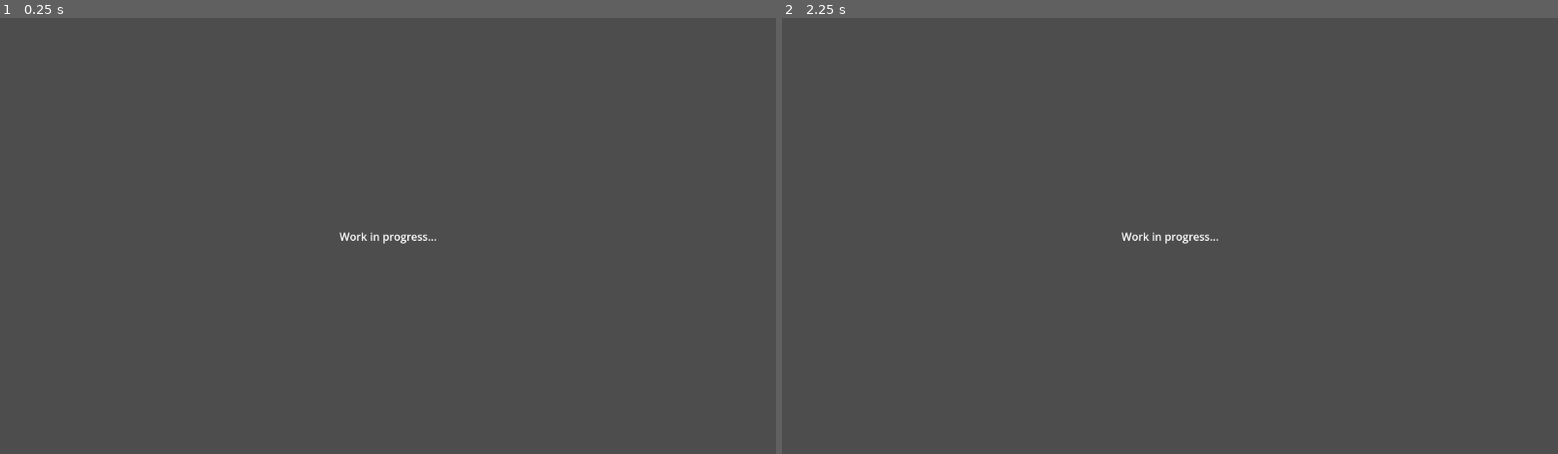
Above: before the commit, frames 1-2 (left to right).
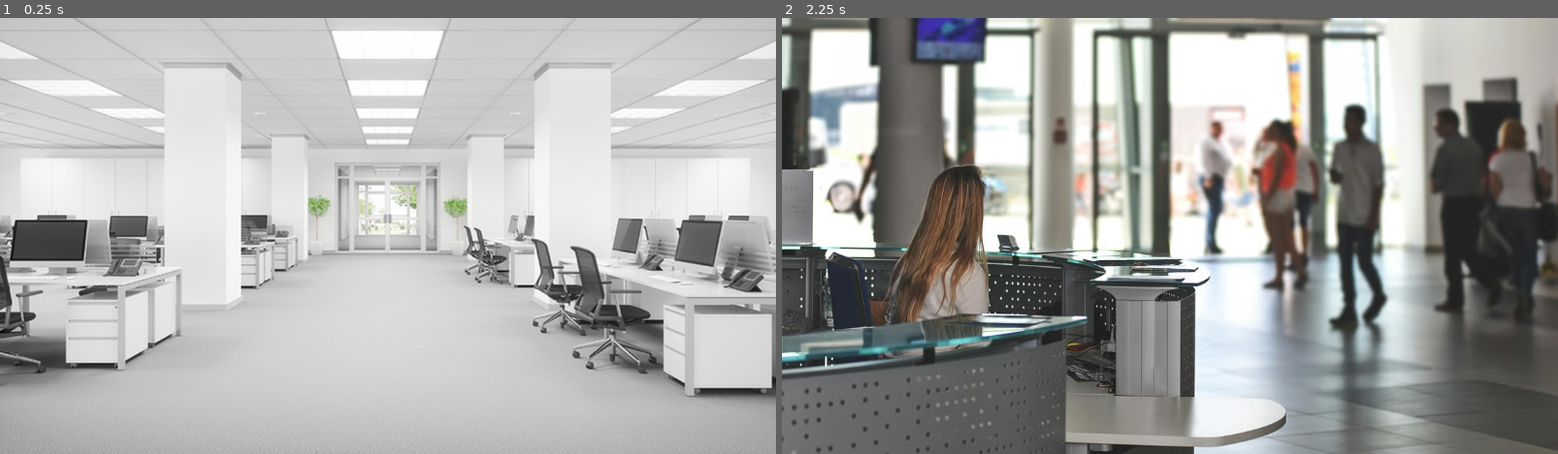
Above: after the commit, the same moments.

Repository: Anatole-DC/bgj_2026_1_strange_place
Game: Godot game, scene res://game/scenes/open_space.tscn
Two runs of this game, one before a commit and one after it. Both use one fixed random seed, a clock stepped at 60 frames per second and the inputs below.
Inputs (mouse positions are in pixels of both pictures, inside the frame that each line leads up to):
- Up to frame 1 (0.25 s): no input
- Up to frame 2 (2.25 s): tap Enter at 0.5, 2 s; move the mouse to (1340, 214) at 0.52 s; click (1340, 214) at 0.6 s; tap Space at 1.25 s; move the mouse to (1014, 257) at 1.27 s; click (1014, 257) at 1.35 s; move the mouse to (1247, 140) at 2.02 s; click (1247, 140) at 2.1 s

The runs differ from the first frame. In frame 1, 96% of the frame differs, in the area x 0-100%, y 0-100%; in frame 2, 76%.

Commit message:
Feature/point and click and movement (#4)
* wip(scenes): add base scenes

* wip(p&c): point and click navigation

Diff:
--- /dev/null
+++ b/common/point_and_click/point_and_click_navigation.gd
@@ -0,0 +1,11 @@
+extends Area2D
+
+@export_file("*.tscn") var navigation_scene: String;
+
+func _ready():
+	assert(navigation_scene)
+
+# Called every frame. 'delta' is the elapsed time since the previous frame.
+func _process(delta):
+	if Input.is_action_just_pressed("click"):
+		get_tree().change_scene_to_file(navigation_scene)
--- /dev/null
+++ b/common/point_and_click/point_and_click_navigation.tscn
@@ -0,0 +1,6 @@
+[gd_scene format=3 uid="uid://dbt0kswhb0kpc"]
+
+[ext_resource type="Script" uid="uid://4rv8fvmc5aty" path="res://common/point_and_click/point_and_click_navigation.gd" id="1_rcsro"]
+
+[node name="PointAndClickNavigation" type="Area2D" unique_id=2014885648]
+script = ExtResource("1_rcsro")
--- /dev/null
+++ b/game/scenes/brian_office.tscn
@@ -0,0 +1,17 @@
+[gd_scene format=3 uid="uid://bgvh672k8yadt"]
+
+[ext_resource type="Texture2D" uid="uid://ci411op13rvyk" path="res://assets/images/brian_office.jpg" id="1_0rnfw"]
+
+[node name="BrianOffice" type="Node2D" unique_id=1058688483]
+
+[node name="CanvasLayer" type="CanvasLayer" parent="." unique_id=1972728654]
+
+[node name="Sprite2D" type="TextureRect" parent="CanvasLayer" unique_id=44420715]
+anchors_preset = 15
+anchor_right = 1.0
+anchor_bottom = 1.0
+grow_horizontal = 2
+grow_vertical = 2
+size_flags_horizontal = 4
+size_flags_vertical = 4
+texture = ExtResource("1_0rnfw")
--- /dev/null
+++ b/game/scenes/hospital.tscn
@@ -0,0 +1,18 @@
+[gd_scene format=3 uid="uid://dsgu3yoi6ot3o"]
+
+[ext_resource type="Texture2D" uid="uid://cdmw5pjc5ltul" path="res://assets/images/deathbed.jpg" id="1_n2iwd"]
+
+[node name="Hospital" type="Node2D" unique_id=2019354577]
+
+[node name="CanvasLayer" type="CanvasLayer" parent="." unique_id=747107131]
+
+[node name="Sprite2D" type="TextureRect" parent="CanvasLayer" unique_id=1650482054]
+anchors_preset = 15
+anchor_right = 1.0
+anchor_bottom = 1.0
+grow_horizontal = 2
+grow_vertical = 2
+size_flags_horizontal = 4
+size_flags_vertical = 4
+texture = ExtResource("1_n2iwd")
+expand_mode = 5
--- /dev/null
+++ b/game/scenes/karen_office.tscn
@@ -0,0 +1,18 @@
+[gd_scene format=3 uid="uid://umlyu0ogya8b"]
+
+[ext_resource type="Texture2D" uid="uid://c4ql575ho3xss" path="res://assets/images/karen_office.webp" id="1_xnaia"]
+
+[node name="KarenOffice" type="Node2D" unique_id=1135277209]
+
+[node name="CanvasLayer" type="CanvasLayer" parent="." unique_id=344814473]
+
+[node name="Sprite2D" type="TextureRect" parent="CanvasLayer" unique_id=813488658]
+anchors_preset = 15
+anchor_right = 1.0
+anchor_bottom = 1.0
+grow_horizontal = 2
+grow_vertical = 2
+size_flags_horizontal = 4
+size_flags_vertical = 4
+texture = ExtResource("1_xnaia")
+metadata/_edit_use_anchors_ = true
--- /dev/null
+++ b/game/scenes/lobby.tscn
@@ -0,0 +1,31 @@
+[gd_scene format=3 uid="uid://dpp3531yqvmav"]
+
+[ext_resource type="Texture2D" uid="uid://cf8fc8tgbwl5" path="res://assets/images/lobby.jpg" id="1_rupa5"]
+[ext_resource type="PackedScene" uid="uid://dbt0kswhb0kpc" path="res://common/point_and_click/point_and_click_navigation.tscn" id="2_2jggd"]
+
+[sub_resource type="RectangleShape2D" id="RectangleShape2D_rfumh"]
+size = Vector2(245, 315)
+
+[node name="Lobby" type="Node2D" unique_id=748305752]
+
+[node name="CanvasLayer" type="CanvasLayer" parent="." unique_id=1578624228]
+
+[node name="LobbyBackground" type="TextureRect" parent="CanvasLayer" unique_id=1416462297]
+anchors_preset = 15
+anchor_right = 1.0
+anchor_bottom = 1.0
+grow_horizontal = 2
+grow_vertical = 2
+size_flags_horizontal = 4
+size_flags_vertical = 4
+texture = ExtResource("1_rupa5")
+metadata/_edit_use_anchors_ = true
+
+[node name="OpenSpaceNavigation" parent="." unique_id=2014885648 instance=ExtResource("2_2jggd")]
+position = Vector2(1090, 247)
+navigation_scene = "uid://sjgupbjgm873"
+
+[node name="CollisionShape2D" type="CollisionShape2D" parent="OpenSpaceNavigation" unique_id=1444650778]
+position = Vector2(6.5, -5.5)
+shape = SubResource("RectangleShape2D_rfumh")
+debug_color = Color(0, 0.4, 0.47058824, 0.8745098)
--- a/game/scenes/open_space.tscn
+++ b/game/scenes/open_space.tscn
@@ -1,20 +1,31 @@
 [gd_scene format=3 uid="uid://sjgupbjgm873"]
+
+[ext_resource type="Texture2D" uid="uid://ca6wu62uyrk1v" path="res://assets/images/open_space.jpg" id="1_yhvbn"]
+[ext_resource type="PackedScene" uid="uid://dbt0kswhb0kpc" path="res://common/point_and_click/point_and_click_navigation.tscn" id="2_bahh1"]
+
+[sub_resource type="RectangleShape2D" id="RectangleShape2D_5oane"]
+size = Vector2(160, 134)
 
 [node name="OpenSpace" type="Node2D" unique_id=1865548266]
 
 [node name="CanvasLayer" type="CanvasLayer" parent="." unique_id=231194915]
 
-[node name="Label" type="Label" parent="CanvasLayer" unique_id=644717632]
-anchors_preset = 8
-anchor_left = 0.5
-anchor_top = 0.5
-anchor_right = 0.5
-anchor_bottom = 0.5
-offset_left = -0.5
-offset_top = -11.5
-offset_right = 0.5
-offset_bottom = 11.5
+[node name="Sprite2D" type="TextureRect" parent="CanvasLayer" unique_id=1826622112]
+anchors_preset = 15
+anchor_right = 1.0
+anchor_bottom = 1.0
 grow_horizontal = 2
 grow_vertical = 2
 size_flags_horizontal = 4
-text = "Work in progress..."
+size_flags_vertical = 4
+texture = ExtResource("1_yhvbn")
+metadata/_edit_use_anchors_ = true
+
+[node name="LobbyNavigation" parent="." unique_id=2014885648 instance=ExtResource("2_bahh1")]
+position = Vector2(576, 290)
+navigation_scene = "uid://dpp3531yqvmav"
+
+[node name="CollisionShape2D" type="CollisionShape2D" parent="LobbyNavigation" unique_id=1450019472]
+position = Vector2(-1, -10)
+shape = SubResource("RectangleShape2D_5oane")
+debug_color = Color(0, 0.4, 0.47058824, 0.8745098)
--- a/project.godot
+++ b/project.godot
@@ -20,6 +20,14 @@
 window/stretch/mode="viewport"
 window/stretch/aspect="expand"
 
+[input]
+
+click={
+"deadzone": 0.2,
+"events": [Object(InputEventMouseButton,"resource_local_to_scene":false,"resource_name":"","device":-1,"window_id":0,"alt_pressed":false,"shift_pressed":false,"ctrl_pressed":false,"meta_pressed":false,"button_mask":0,"position":Vector2(0, 0),"global_position":Vector2(0, 0),"factor":1.0,"button_index":1,"canceled":false,"pressed":false,"double_click":false,"script":null)
+]
+}
+
 [physics]
 
 3d/physics_engine="Jolt Physics"
Binary file added: assets/images/brian_office.jpg
Not shown, added: assets/images/brian_office.jpg.import
Binary file added: assets/images/deathbed.jpg
Not shown, added: assets/images/deathbed.jpg.import
Binary file added: assets/images/karen_office.webp
Not shown, added: assets/images/karen_office.webp.import
Binary file added: assets/images/lobby.jpg
Not shown, added: assets/images/lobby.jpg.import
Binary file added: assets/images/open_space.jpg
Not shown, added: assets/images/open_space.jpg.import
Not shown, added: common/point_and_click/point_and_click_navigation.gd.uid
